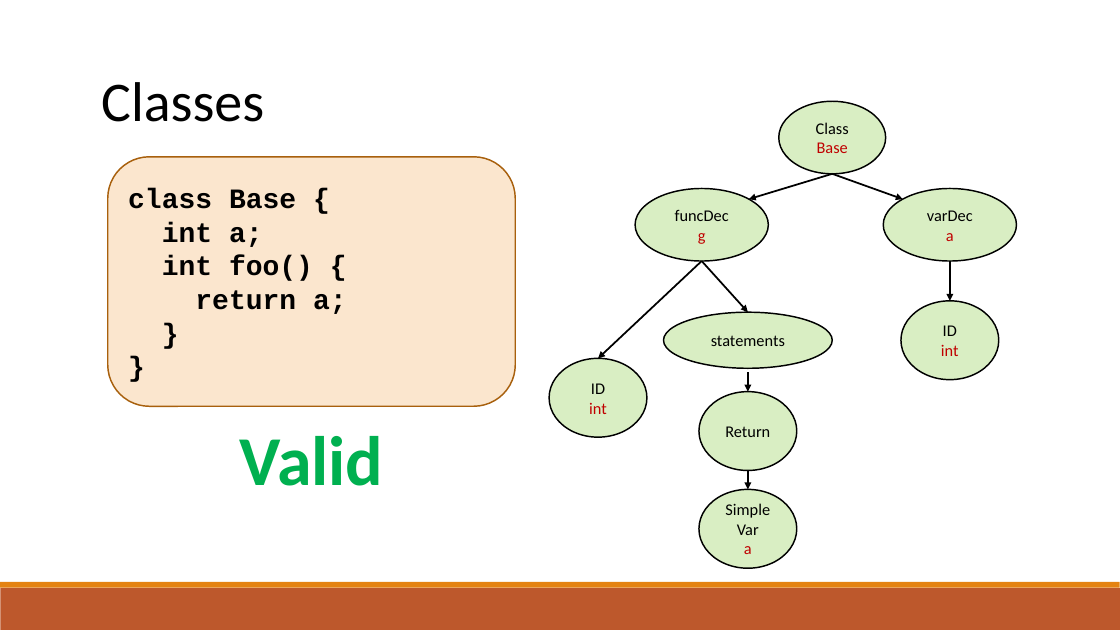
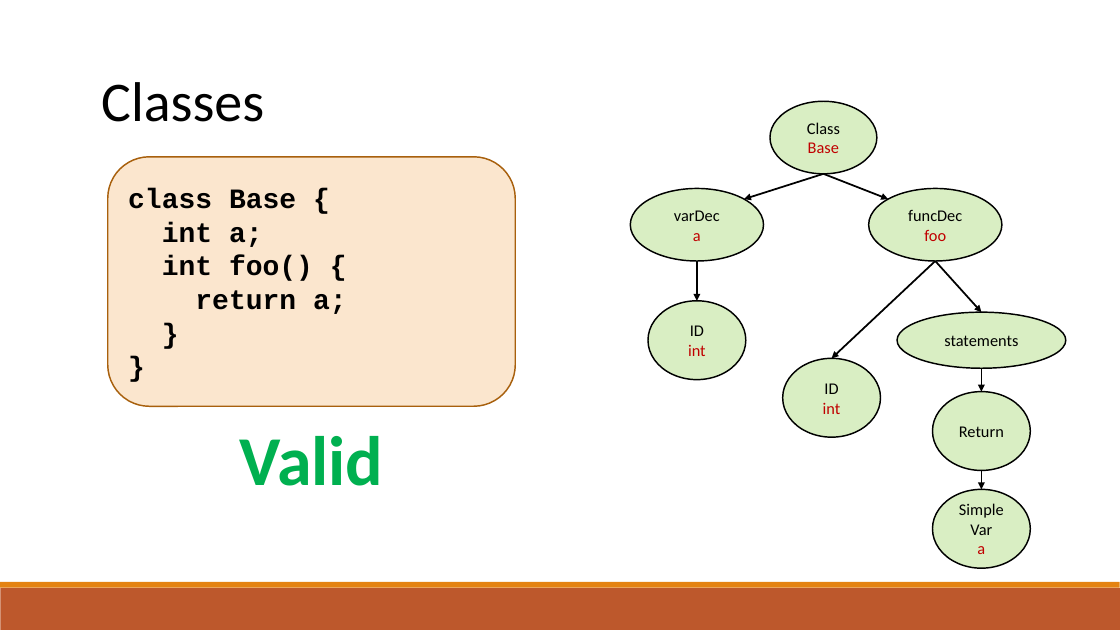
Before and after one commit to raghadzeidan/COMPILATION_TAU_FOR_STUDENTS, a slide deck: slide 59 of new_slides/semantic.pptx (slide 61 before the commit). Drawn at 1120x630 pixels with LibreOffice and Linux fonts; fonts in the diff are those of the drawing. Boxes give left, top, right and bottom in pixels: in the first picture for what was removed or moved away, otherwise in the second. Text is boxed around its words. In the diff, an @@ line names an element or a change of style, - is before the commit and + after.

```diff
--- a/new_slides/semantic.pptx
+++ b/new_slides/semantic.pptx
@@ ellipse "Class": place and size @@
-ellipse "Class" at <box>779,102,886,174</box>
+ellipse "Class" at <box>770,102,877,174</box>
@@ arrow moved from (833, 174) - (749, 199) to (823, 174) - (744, 199) @@
@@ arrow moved from (833, 174) - (903, 199) to (823, 174) - (888, 199) @@
@@ 5 ellipses, 3 arrows: place and size @@
-5 ellipses, 3 arrows at <box>549,188,833,569</box>
+5 ellipses, 3 arrows at <box>783,188,1066,569</box>
@@ text in ellipse at <box>924,230,946,241</box>: text changed @@
-g
+foo
@@ 2 ellipses, 1 arrow: place and size @@
-2 ellipses, 1 arrow at <box>884,188,1017,380</box>
+2 ellipses, 1 arrow at <box>630,188,764,380</box>
@@ arrow moved from (748, 372) - (748, 392) to (981, 368) - (981, 392) @@
```
Also in this commit, not shown: 4 other slides changed, 22 slides added, 2 slides removed, 1 other file.
